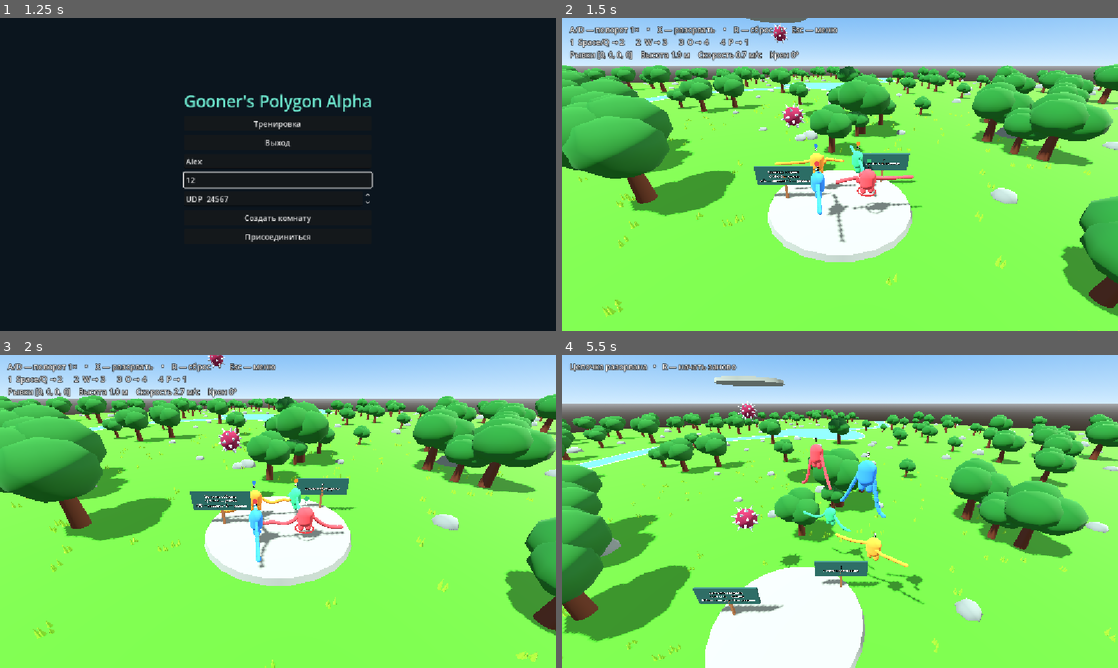
Above: before the commit, frames 1-4 (two rows, left to right).
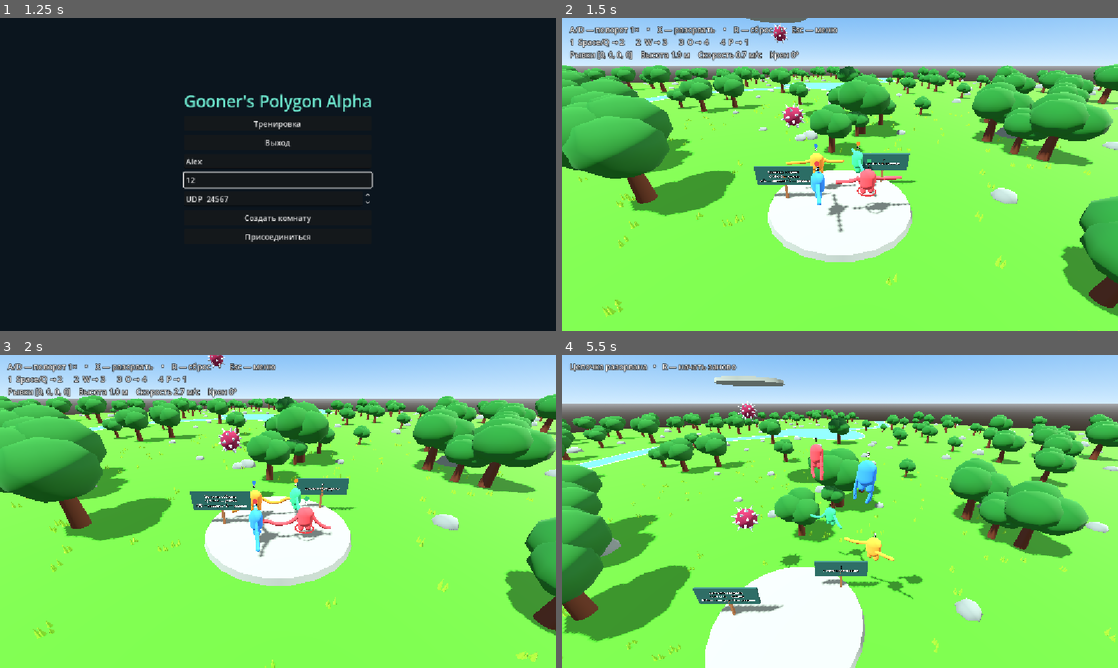
Above: after the commit, the same moments.

Repository: 1Lamotrigine/goll-shtur
Game: Godot game, scene res://ui/main_menu.tscn
Two runs of this game, one before a commit and one after it. Both use one fixed random seed, a clock stepped at 60 frames per second and the inputs below.
Inputs (mouse positions are in pixels of both pictures, inside the frame that each line leads up to):
- Up to frame 1 (1.25 s): click (278, 161) at 0.52 s; type "Alex" at 0.6 s; click (278, 180) at 0.75 s; type "12" at 0.83 s
- Up to frame 2 (1.5 s): click "Тренировка" at 1.25 s
- Up to frame 3 (2 s): no input
- Up to frame 4 (5.5 s): tap Enter at 2 s; move the mouse to (962, 495) at 2.02 s; hold D 2.03-2.78 s; tap Q (pull_0) at 2.1 s; click (962, 495) at 2.17 s; tap Space at 2.27, 3.02, 4.52, 5.27 s; move the mouse to (728, 527) at 2.77 s; hold S 2.78-3.53 s; tap W (pull_1) at 2.85 s; move the mouse to (895, 442) at 3.52 s; hold D 3.53-5.03 s; tap O (pull_2) at 3.6 s; move the mouse to (812, 574) at 4.27 s; tap P (pull_3) at 4.35 s; click (812, 574) at 4.42 s; move the mouse to (1006, 558) at 5.02 s; hold A from 5.03 s (still down); tap X at 5.1 s

Frame 1 is identical in both runs. In frame 2, 0.3% of the frame differs, in the area x 38-65%, y 40-72%; in frame 3, 0.3%; in frame 4, 0.7%, in the area x 43-66%, y 31-80%.

Commit message:
Shorten rope arms and emit droplets at the palm

Diff:
--- a/player/player_visual.gd
+++ b/player/player_visual.gd
@@ -39,7 +39,7 @@
 	left.simulate(delta, sin(sway_phase), flick, linked, grip)
 	right.simulate(delta, cos(sway_phase), 0, false, Vector3.ZERO)
 	if previous_flick > 0.16 and flick_remaining <= 0.16:
-		milk_puff(left.points[5] + Vector3.UP * 0.16)
+		milk_puff(left.points[-1])
 
 func milk_puff(at: Vector3) -> void:
 	var puff := CPUParticles3D.new()
--- a/player/rope_arm.gd
+++ b/player/rope_arm.gd
@@ -1,7 +1,7 @@
 extends Node3D
 
 const COUNT := 8
-const LENGTH := 1.45 * 0.54 * 3.0
+const LENGTH := 1.45 * 0.54 * 2.1
 var points := PackedVector3Array()
 var previous := PackedVector3Array()
 var pieces: Array[MeshInstance3D] = []
Not shown, added: player/rope_arm.gd.uid
